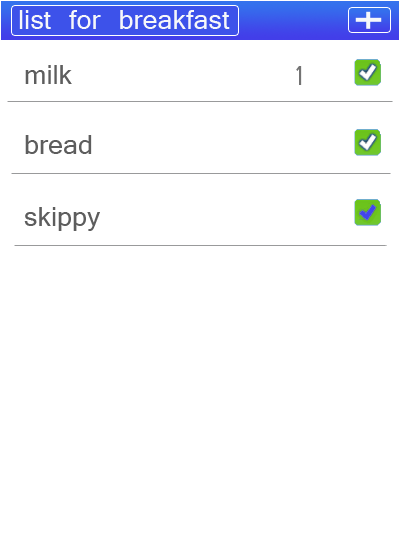
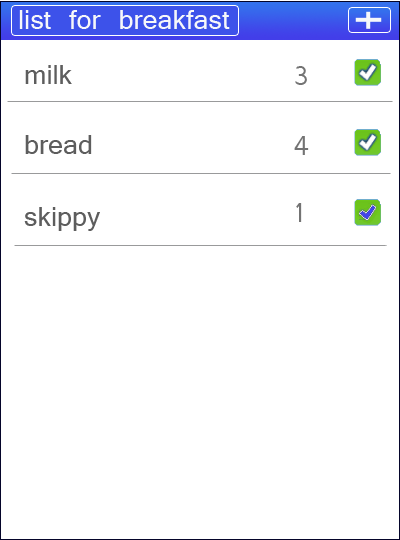
Revision of a layered w=400, h=540 image; what changed, layer by layer:
moved "chk3" above "3", painted on it over [0, 1, 400, 540]
renamed "1" to "3", painted on it over [295, 66, 307, 85]
added layer "quan2" above "quan3" over [294, 136, 309, 155]
added layer "quan3" above "strokes" over [296, 203, 302, 222]
